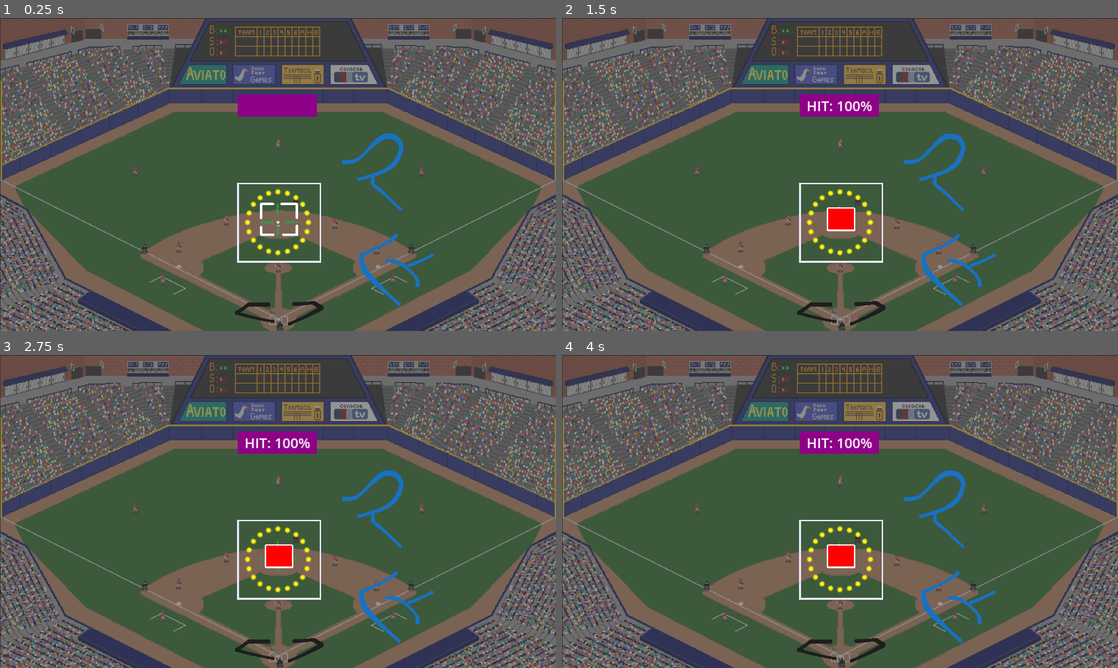
Above: before the commit, frames 1-4 (two rows, left to right).
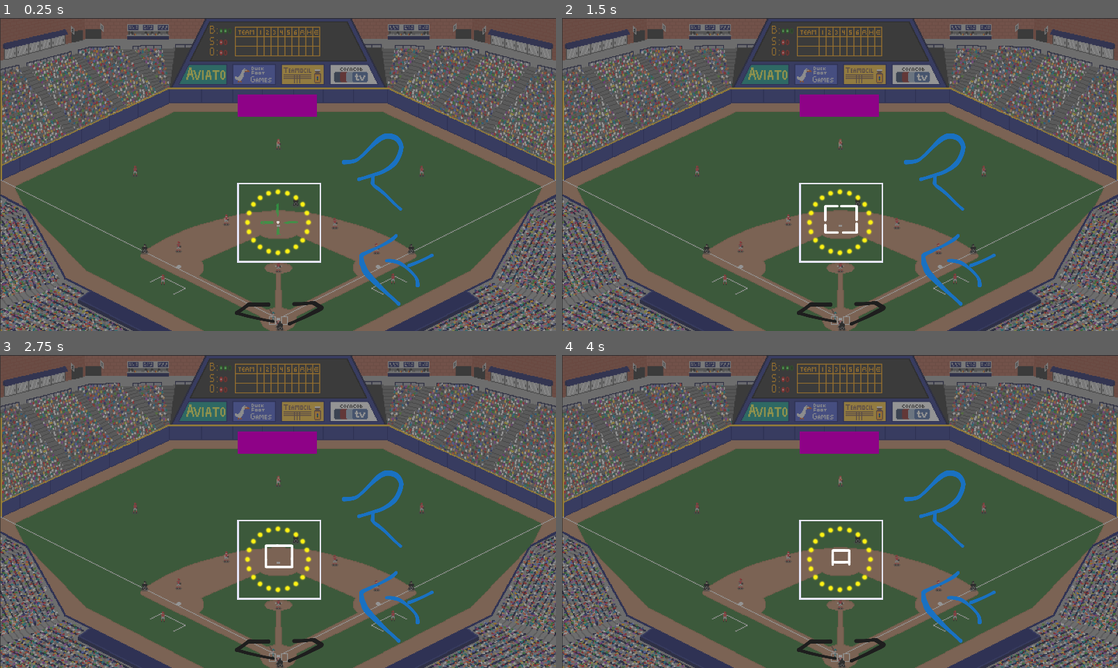
Above: after the commit, the same moments.

Repository: olive20xx/kgj-baseball
Game: Godot game, scene res://src/play_ball.tscn
Two runs of this game, one before a commit and one after it. Both use one fixed random seed, a clock stepped at 60 frames per second and the inputs below.
Inputs:
- Up to frame 1 (0.25 s): no input
- Up to frame 2 (1.5 s): tap Enter (ui_accept) at 0.5, 0.77, 0.8, 1.07, 1.35 s; hold Space (swing) 0.53-1.28 s
- Up to frame 3 (2.75 s): tap Enter (ui_accept) at 1.52, 1.82, 2, 2.3 s; tap Space (swing) at 1.55 s; hold Space (swing) from 2.03 s (still down)
- Up to frame 4 (4 s): tap Enter (ui_accept) at 2.75, 3.02, 3.32 s; release Space (swing) at 2.78 s; tap Space (swing) at 2.85 s; hold Enter (ui_accept) from 3.53 s (still down)

The runs differ from the first frame. In frame 1, 0.2% of the frame differs, in the area x 46-54%, y 58-70%; in frame 2, 0.8%, in the area x 44-56%, y 26-69%; in frame 3, 0.5%; in frame 4, 0.6%.

Commit message:
pitches can drift after the throw

Diff:
--- a/src/components/blink.gd
+++ b/src/components/blink.gd
@@ -12,10 +12,12 @@
 
 func _ready() -> void:
 	if blinking_on_spawn and parent:
-		start_blink()
+		start()
 
 
-func start_blink():
+func start():
+	if tween: tween.kill()
+
 	tween = create_tween()
 	tween.bind_node(self)
 	tween.set_loops()
@@ -25,5 +27,5 @@
 	tween.tween_interval(vis_dur)
 	tween.play()
 
-func stop_blink() -> void:
+func stop() -> void:
 	tween.kill()
--- a/src/components/move.gd
+++ b/src/components/move.gd
@@ -12,11 +12,17 @@
 @export var _down: String
 
 @onready var parent: Node2D = get_parent()
+@onready var timer: Timer = $Timer
 
+var tween: Tween:
+	set(t):
+		if tween: tween.kill()
+		tween = t
 
 func _ready() -> void:
 	assert(parent.get("accept_input") != null)
 	assert_multiple([_left, _right, _up, _down])
+
 
 func _process(delta: float) -> void:
 	if parent.accept_input:
@@ -33,3 +39,11 @@
 func assert_multiple(variables: Array) -> void:
 	for v in variables:
 		assert(v)
+
+
+func set_limited_move(initial_speed: float, time: float) -> Tween:
+	speed = initial_speed
+	tween = create_tween()
+	tween.tween_property(self, "speed", 0, time).set_ease(Tween.EASE_OUT).set_trans(Tween.TRANS_QUART)
+	tween.play()
+	return tween
--- a/src/cursors/batter_circle.gd
+++ b/src/cursors/batter_circle.gd
@@ -51,8 +51,8 @@
 
 func swing() -> void:
 	accept_input = false
-	var swing := animate_swing()
-	await swing.finished
+	var swing_anim := animate_swing()
+	await swing_anim.finished
 	swung.emit(collision_shape)
 
 	await get_tree().create_timer(reset_time).timeout
@@ -65,7 +65,7 @@
 	if tween:
 		tween.kill()
 
-	var tween := create_tween().set_parallel().set_ease(Tween.EASE_OUT)
+	tween = create_tween().set_parallel().set_ease(Tween.EASE_OUT)
 	tween.bind_node(dots)
 	tween.tween_property(dots, "rotation_degrees", spin_deg, spin_dur).as_relative()
 	tween.tween_property(dots, "scale", Vector2.ONE * spin_scale, spin_dur)
--- a/src/cursors/pitcher/cursor.tscn
+++ b/src/cursors/pitcher/cursor.tscn
@@ -30,6 +30,8 @@
 _up = "pitcher_up"
 _down = "pitcher_down"
 
+[node name="Timer" type="Timer" parent="Move"]
+
 [node name="Square" type="Node2D" parent="."]
 scale = Vector2(0.13, 0.13)
 script = ExtResource("5_hnxxj")
--- a/src/cursors/pitcher/pitcher_cursor.gd
+++ b/src/cursors/pitcher/pitcher_cursor.gd
@@ -3,14 +3,22 @@
 
 signal arrived(shape: CollisionShape2D)
 
-#pitch needs: time_to_arrive, move_range
+var time_to_arrive := 2.0
+var move_range := 100.0
+
+var test_value := 100.0
 
 var accept_input := true
 
-@onready var move = $Move
+@onready var move: Move = $Move
 @onready var pitcher_square: PitcherSquare = $Square
 @onready var collision_shape: CollisionShape2D = $Area2D/CollisionShape2D
-
+@onready var crosshair: Sprite2D = $Crosshair
+@onready var crosshair_blink: Blink = $Crosshair/Blink
+# A rectangle that starts as the strike zone, then zooms and moves in
+# until it matches the final position of the square
+# After pitching, it faintly grows back in the direction of the strike zone
+# but fades before it gets there
 
 func _input(event: InputEvent) -> void:
 	if not accept_input:
@@ -20,14 +28,26 @@
 		pitch()
 
 
-func pitch(speed: float = 10) -> void:
+func pitch(drift_speed: float = 100.0, time_to_arrive: float = 2.0) -> void:
 	#freeze
 	accept_input = false
-	#call square with pitch speed
-	var tween := pitcher_square.tighten_it_up_there_boys(0.5)
+	# bring in square
+	var fade_anim := pitcher_square.fade_in(0.2)
+	await fade_anim.finished
+	# show crosshair
+	crosshair_blink.stop()
+	crosshair.modulate.a = 1.0
+	await get_tree().create_timer(0.5).timeout
+	crosshair.hide()
+	# narrow square
+	var time_to_tight := 0.5
+	var tween := pitcher_square.tighten_it_up_there_boys(time_to_tight)
 	await tween.finished
+	# allow movement within range
+	accept_input = true
+	var move_tween := move.set_limited_move(drift_speed, time_to_arrive)
+	await move_tween.finished
 	arrived.emit(collision_shape)
-
 
 
 func animate_square() -> void:
--- a/src/cursors/pitcher/square.gd
+++ b/src/cursors/pitcher/square.gd
@@ -9,10 +9,26 @@
 @onready var bot_left: Sprite2D = $BotLeft
 @onready var bot_right: Sprite2D = $BotRight
 
+var tween: Tween:
+	set(t):
+		if tween: tween.kill()
+		tween = t
+
+
+func _ready() -> void:
+	modulate.a = 0
+
+
+func fade_in(time: float) -> Tween:
+	tween = create_tween()
+	tween.tween_property(self, "modulate:a", 1.0, time).set_ease(Tween.EASE_IN)
+	tween.play()
+	return tween
+
 
 func tighten_it_up_there_boys(time: float) -> Tween:
 	var rads := deg_to_rad(45)
-	var tween := create_tween().set_parallel()
+	tween = create_tween().set_parallel()
 	tween.tween_property(top_left, "position", Vector2.from_angle(rads) * dist_to_tight, time).as_relative()
 	tween.tween_property(top_right, "position", Vector2.from_angle(3 * rads) * dist_to_tight, time).as_relative()
 	tween.tween_property(bot_left, "position", Vector2.from_angle(-rads) * dist_to_tight, time).as_relative()
--- a/src/play_ball.gd
+++ b/src/play_ball.gd
@@ -1,5 +1,14 @@
 extends Node2D
 
+## TODO:
+# 1 - give pitches an arrival time
+#	   - animate the strikezone square
+# 2 - let pitches move after the throw
+# 3 - make the sequence of play
+# 4 - create 4 different pitches
+# 5 - strike zone fun
+#	   - random shapes
+#      - moving strike zone!
 
 @onready var center_pos: Vector2 = $CenterMarker.position
 @onready var pitcher_cursor: PitcherCursor = %PitcherCursor
--- a/src/rectangle2d.tscn
+++ b/src/rectangle2d.tscn
@@ -8,4 +8,3 @@
 rect = Rect2(100, 100, 100, 100)
 
 [node name="Blink" parent="." instance=ExtResource("2_vl6st")]
-is_blinking = false
--- a/src/strikezone/zone.gd
+++ b/src/strikezone/zone.gd
@@ -1,7 +1,7 @@
 class_name StrikeZone
 extends Node2D
 
-var start: Vector2:
+var topleft: Vector2:
 	get: return Vector2(home_plate.left, batter.top)
 
 var size: Vector2:
@@ -13,5 +13,5 @@
 
 func _ready() -> void:
 	var box := Rectangle2D.new()
-	box.rect = Rect2(start, size)
+	box.rect = Rect2(topleft, size)
 	add_child(box)
